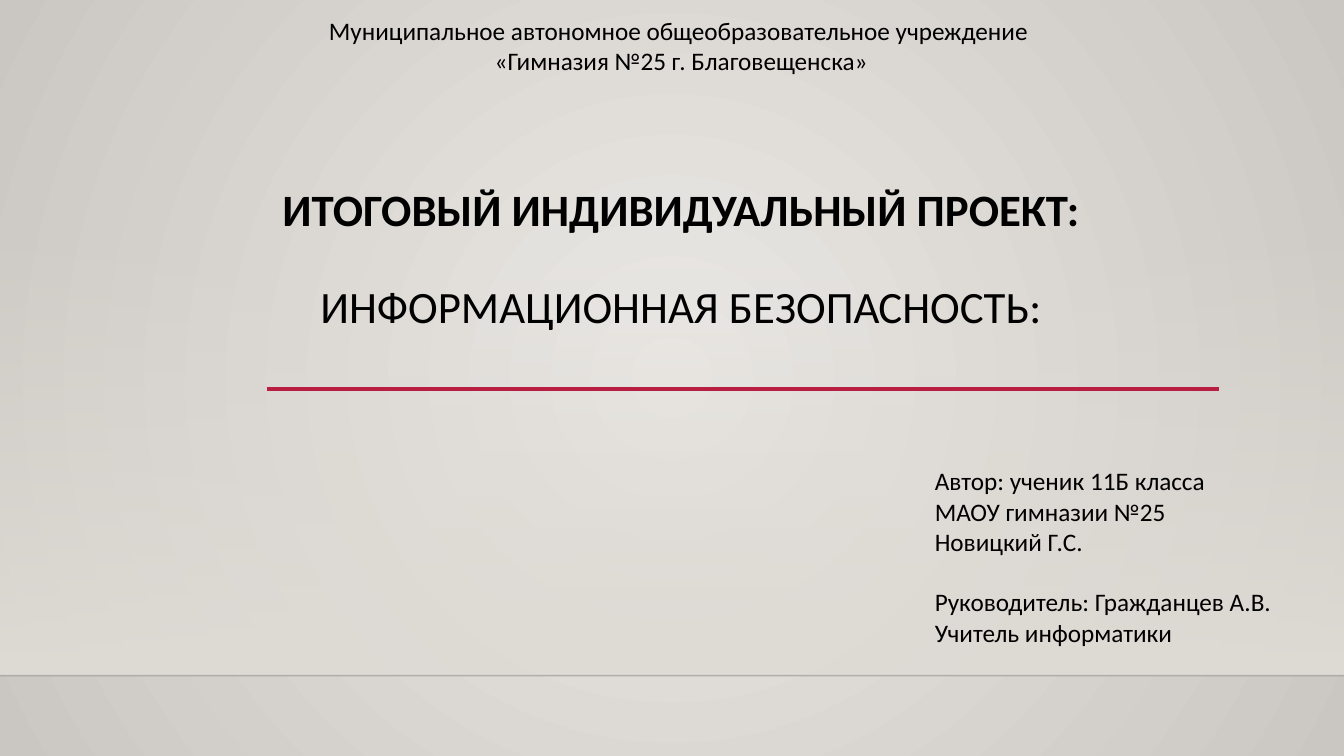
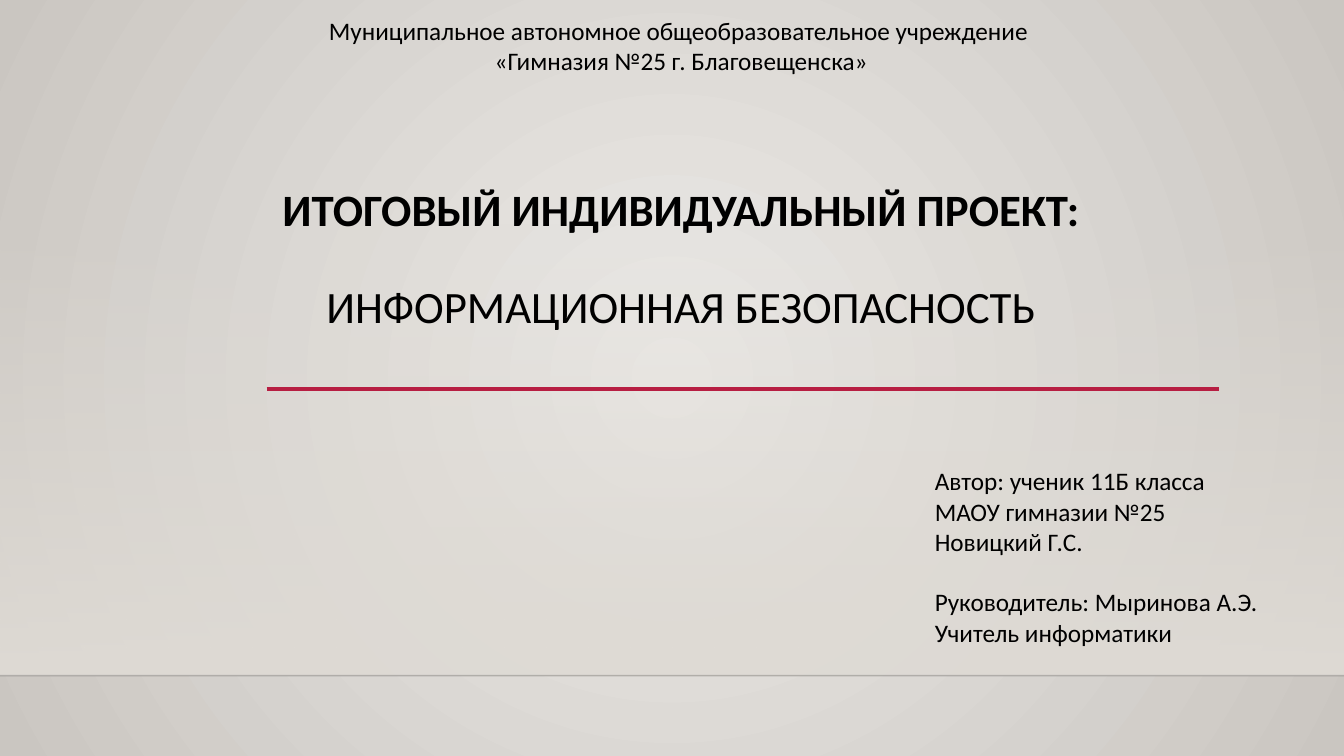
Before and after one commit to Maggalon/final-project, a slide deck: slide 1 of проект.pptx. Drawn at 1344x756 pixels with LibreOffice and Linux fonts; fonts in the diff are those of the drawing; background and template pictures are left out. Boxes give left, top, right and bottom in pixels: in the first picture for what was removed or moved away, otherwise in the second. Text is boxed around its words. In the diff, an @@ line names an element or a change of style, - is before the commit and + after.

```diff
--- a/проект.pptx
+++ b/проект.pptx
@@ title at (282,189,1080,330): text changed @@
-ИТОГОВЫЙ ИНДИВИДУАЛЬНЫЙ ПРОЕКТ:
-ИНФОРМАЦИОННАЯ БЕЗОПАСНОСТЬ:
+ИТОГОВЫЙ ИНДИВИДУАЛЬНЫЙ ПРОЕКТ:
+ИНФОРМАЦИОННАЯ БЕЗОПАСНОСТЬ
@@ text at (935,594,1258,615): text changed @@
-Руководитель: Гражданцев А.В.
+Руководитель: Мыринова А.Э.
```
Also in this commit, not shown: 1 other slide changed, 2 other files.
